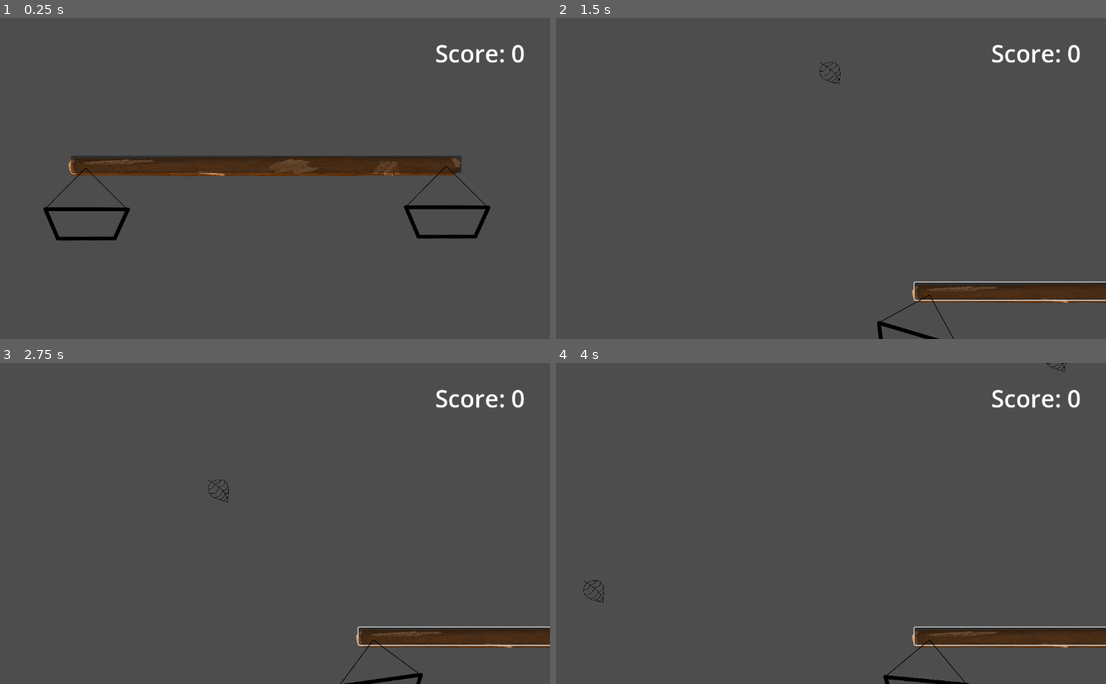
Above: before the commit, frames 1-4 (two rows, left to right).
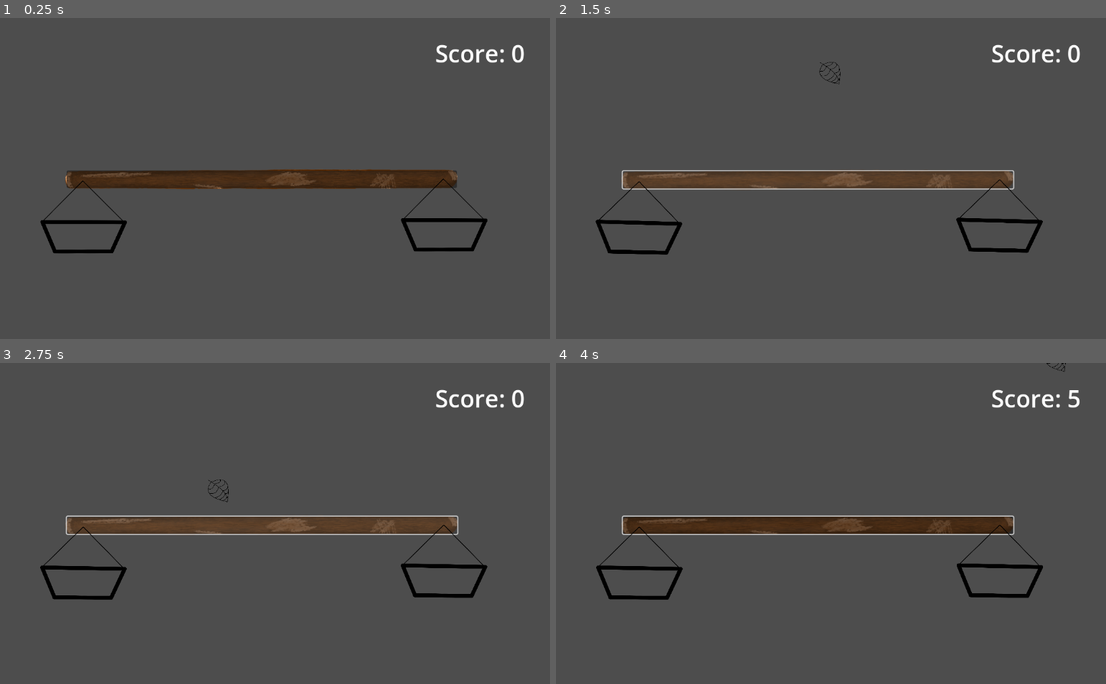
Above: after the commit, the same moments.

Repository: bipbipbopbop/protect_the_monk
Game: Godot game, scene res://Test.tscn
The game is run twice, just before and just after one commit, with the same random seed, the same clock (stepped at 60 frames per second) and the same inputs.
Inputs (mouse positions are in pixels of both pictures, inside the frame that each line leads up to; where the layout moved, square brackets give the same spot in the first picture):
- Up to frame 1 (0.25 s): no input
- Up to frame 2 (1.5 s): click (820, 178) [820, 165] at 0.5 s; click (820, 178) at 1.27 s
- Up to frame 3 (2.75 s): click (264, 523) at 2.02 s
- Up to frame 4 (4 s): move the mouse to (946, 507) at 2.77 s; move the mouse to (704, 539) at 3.52 s

The runs differ from the first frame. In frame 1, 8.3% of the frame differs, in the area x 7-90%, y 42-74%; in frame 2, 7.7%; in frame 3, 8.0%; in frame 4, 8.1%.

Commit message:
feat: Add speed to the stick drag.

Diff:
--- a/Test.tscn
+++ b/Test.tscn
@@ -16,7 +16,7 @@
 leaf_scene = ExtResource("2_njov2")
 
 [node name="Scale" parent="." instance=ExtResource("1_myinc")]
-position = Vector2(578, 256)
+position = Vector2(572, 323)
 
 [node name="Path2D" type="Path2D" parent="."]
 curve = SubResource("Curve2D_njov2")
--- a/scale.gd
+++ b/scale.gd
@@ -1,13 +1,20 @@
 extends CharacterBody2D
 
-@export var SPEED = 500
+@export var SPEED = 300
 
 var dragging = false
-var of = Vector2(0, 0)
+var of: Vector2
 
 func _process(delta):
 	if dragging:
-		position = get_global_mouse_position() - of
+		# calculate the distance between self and the mouse positions
+		of = get_global_mouse_position() - global_position
+
+		# todo: If we want to limit the speed of this object, we need to:
+		#  1: separate of in 2 variables: its length * its direction (.length and .normalize)
+		#  2: clamp its length to the desire values
+		velocity = of * delta * SPEED
+		move_and_slide()
 
 
 func _on_button_button_up() -> void:
@@ -16,4 +23,4 @@
 
 func _on_button_button_down() -> void:
 	dragging = true
-	of = get_global_mouse_position() - global_position
+	#of = get_global_mouse_position() - global_position
--- a/scale.tscn
+++ b/scale.tscn
@@ -10,35 +10,35 @@
 script = ExtResource("1_6s6ql")
 
 [node name="Sprite2D" type="Sprite2D" parent="CharacterBody2D"]
-position = Vector2(0, 31)
+position = Vector2(0, -10)
 texture = ExtResource("1_4k1en")
 
 [node name="Button" type="Button" parent="CharacterBody2D/Sprite2D"]
-offset_left = -389.0
-offset_top = -9.0
-offset_right = 396.0
-offset_bottom = 26.0
+offset_left = -392.0
+offset_top = -5.0
+offset_right = 393.0
+offset_bottom = 30.0
 metadata/_edit_use_anchors_ = true
 
 [node name="PinJoint2D" type="PinJoint2D" parent="CharacterBody2D"]
-position = Vector2(366, 43)
+position = Vector2(366, 2)
 node_a = NodePath("..")
 node_b = NodePath("../../LeftBasket")
 angular_limit_lower = 1.5708
 angular_limit_upper = 1.5708
 
 [node name="PinJoint2D2" type="PinJoint2D" parent="CharacterBody2D"]
-position = Vector2(-359, 48)
+position = Vector2(-359, 7)
 node_a = NodePath("..")
 node_b = NodePath("../../RightBasket")
 angular_limit_lower = 1.5708
 angular_limit_upper = 1.5708
 
 [node name="LeftBasket" parent="." instance=ExtResource("2_6s6ql")]
-position = Vector2(368, 135)
+position = Vector2(368, 94)
 
 [node name="RightBasket" parent="." instance=ExtResource("2_6s6ql")]
-position = Vector2(-357, 139)
+position = Vector2(-357, 98)
 
 [connection signal="button_down" from="CharacterBody2D/Sprite2D/Button" to="CharacterBody2D" method="_on_button_button_down"]
 [connection signal="button_up" from="CharacterBody2D/Sprite2D/Button" to="CharacterBody2D" method="_on_button_button_up"]
